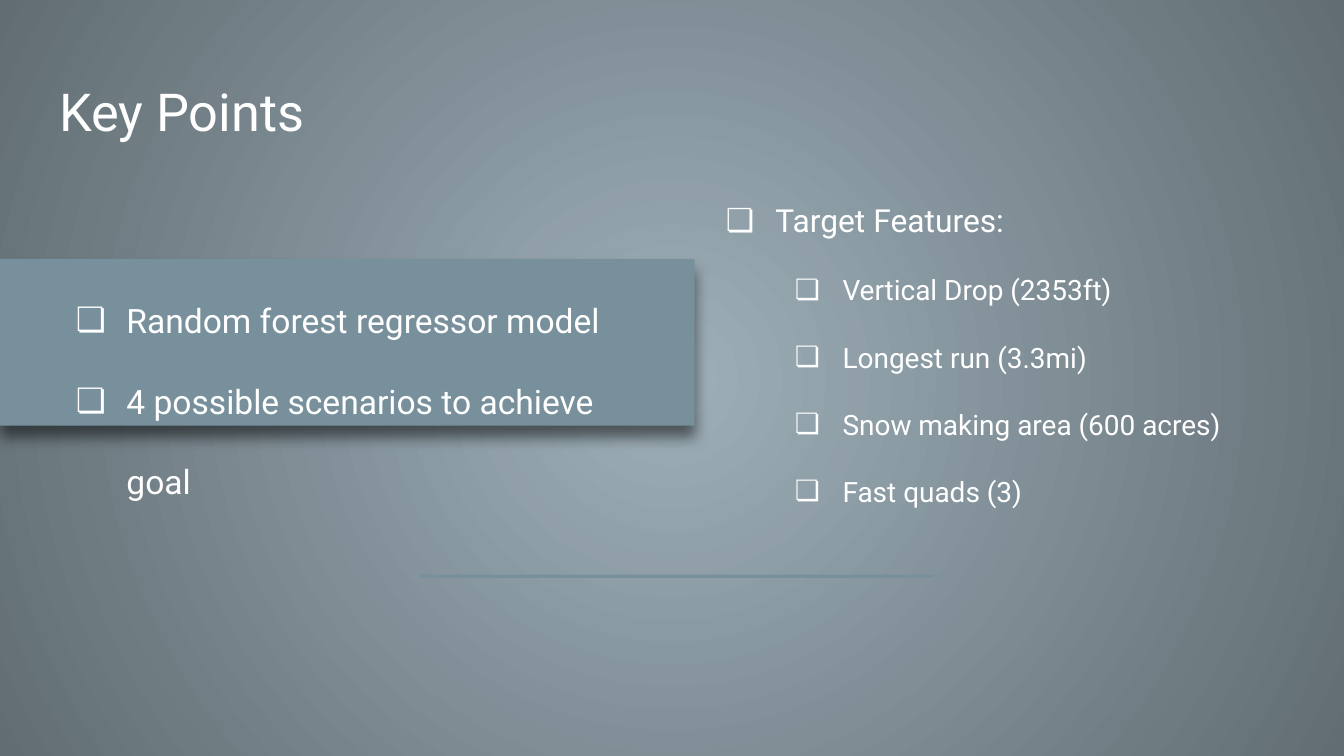
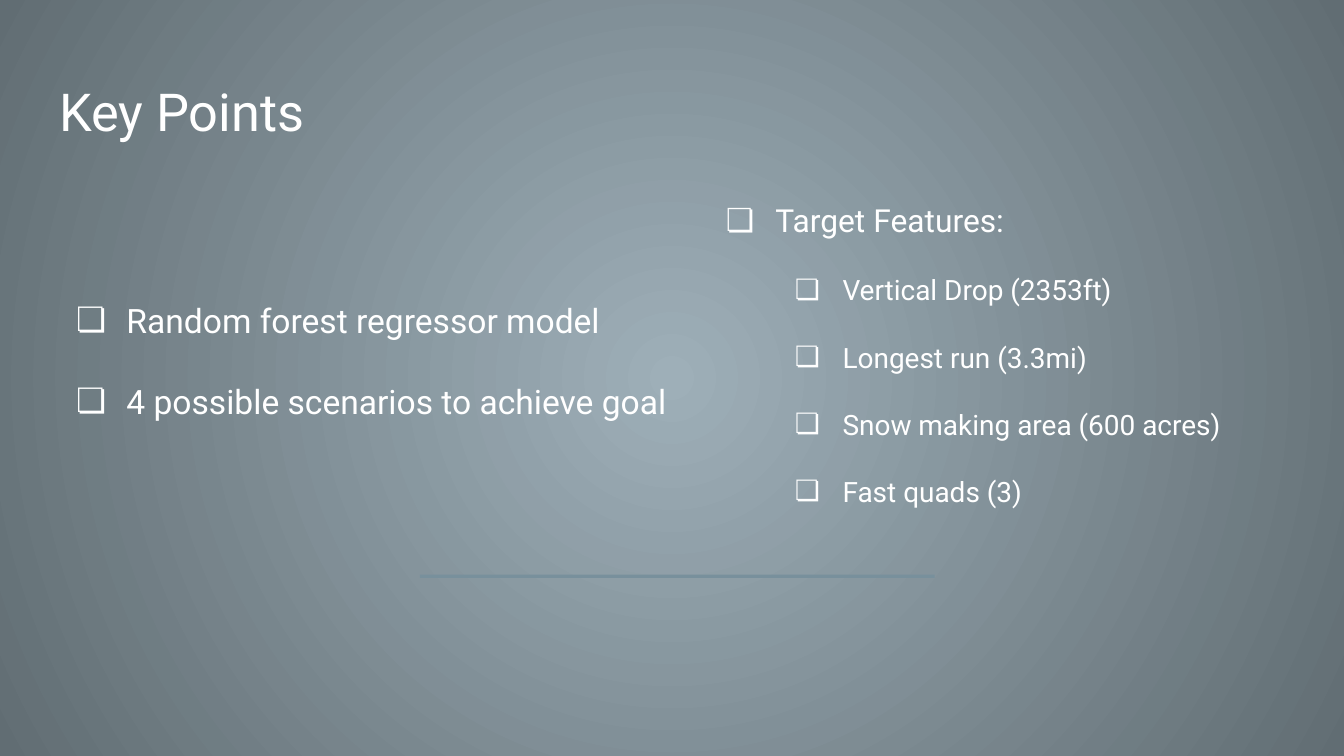
Before and after one commit to BhardwajAnshul/Springboard, a slide deck: slide 4 of DataScienceGuidedCapstone/GuidedCapstonProject_SlideDeck.pptx. Drawn at 1344x756 pixels with LibreOffice and Linux fonts; fonts in the diff are those of the drawing. Boxes give left, top, right and bottom in pixels: in the first picture for what was removed or moved away, otherwise in the second. Text is boxed around its words. In the diff, an @@ line names an element or a change of style, - is before the commit and + after.

```diff
--- a/DataScienceGuidedCapstone/GuidedCapstonProject_SlideDeck.pptx
+++ b/DataScienceGuidedCapstone/GuidedCapstonProject_SlideDeck.pptx
@@ rectangle removed at <box>0,259,695,426</box> @@
@@ text "Random forest regressor model" rewrapped from <box>126,307,599,421</box> to <box>126,307,666,421</box> @@
```
Also in this commit, not shown: 4 other slides changed, 3 other files.
